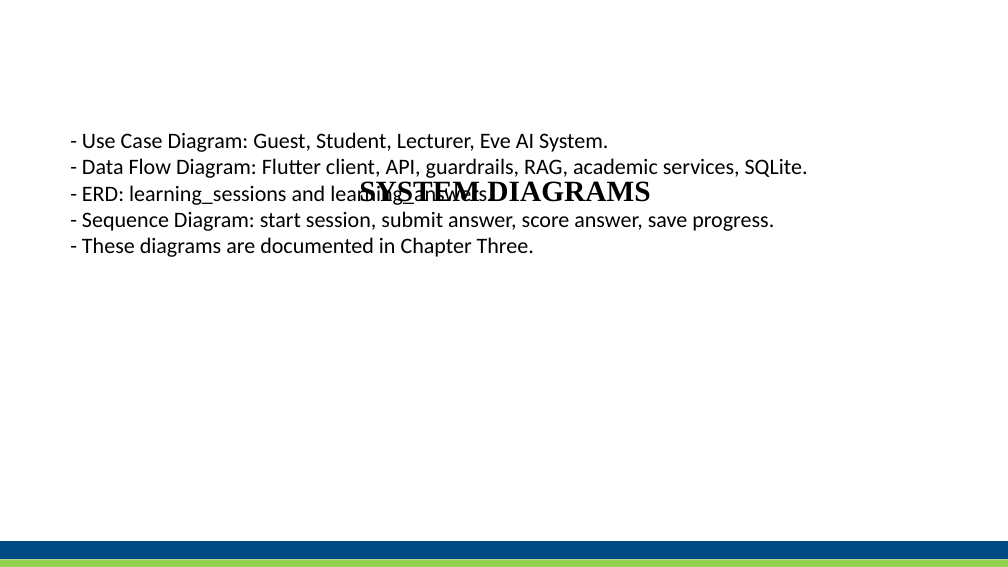
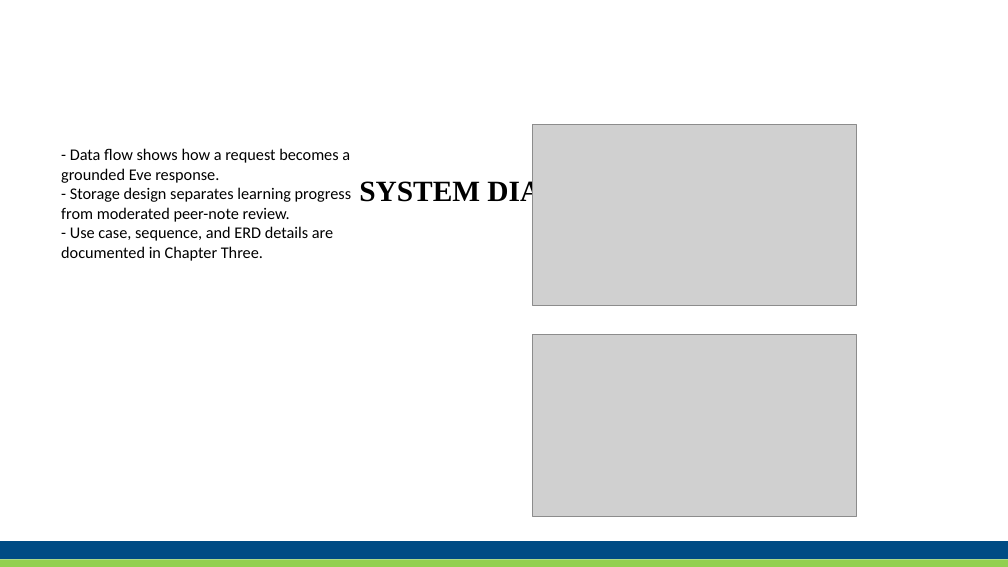
Before and after one commit to evieoshomahus-cloud/eve-esui-ai, a slide deck: slide 13 of project_docs/Eve_Defense_Presentation.pptx. Drawn at 1008x567 pixels with LibreOffice and Linux fonts; fonts in the diff are those of the drawing; grey boxes stand for pictures. Boxes give left, top, right and bottom in pixels: in the first picture for what was removed or moved away, otherwise in the second. Text is boxed around its words. In the diff, an @@ line names an element or a change of style, - is before the commit and + after.

Commit message:
Use report template and add system diagrams

```diff
--- a/project_docs/Eve_Defense_Presentation.pptx
+++ b/project_docs/Eve_Defense_Presentation.pptx
@@ text at box(61, 148, 351, 261): text changed; size 21 to 15.5 pt @@
-- Use Case Diagram: Guest, Student, Lecturer, Eve AI System.
-- Data Flow Diagram: Flutter client, API, guardrails, RAG, academic services, SQLite.
-- ERD: learning_sessions and learning_answers.
-- Sequence Diagram: start session, submit answer, score answer, save progress.
-- These diagrams are documented in Chapter Three.
+- Data flow shows how a request becomes a grounded Eve response.
+- Storage design separates learning progress from moderated peer-note review.
+- Use case, sequence, and ERD details are documented in Chapter Three.
@@ picture added at box(533, 124, 857, 306) @@
@@ picture added at box(533, 335, 857, 517) @@
```
Also in this commit, not shown: 2 other slides changed, 11 other files.
